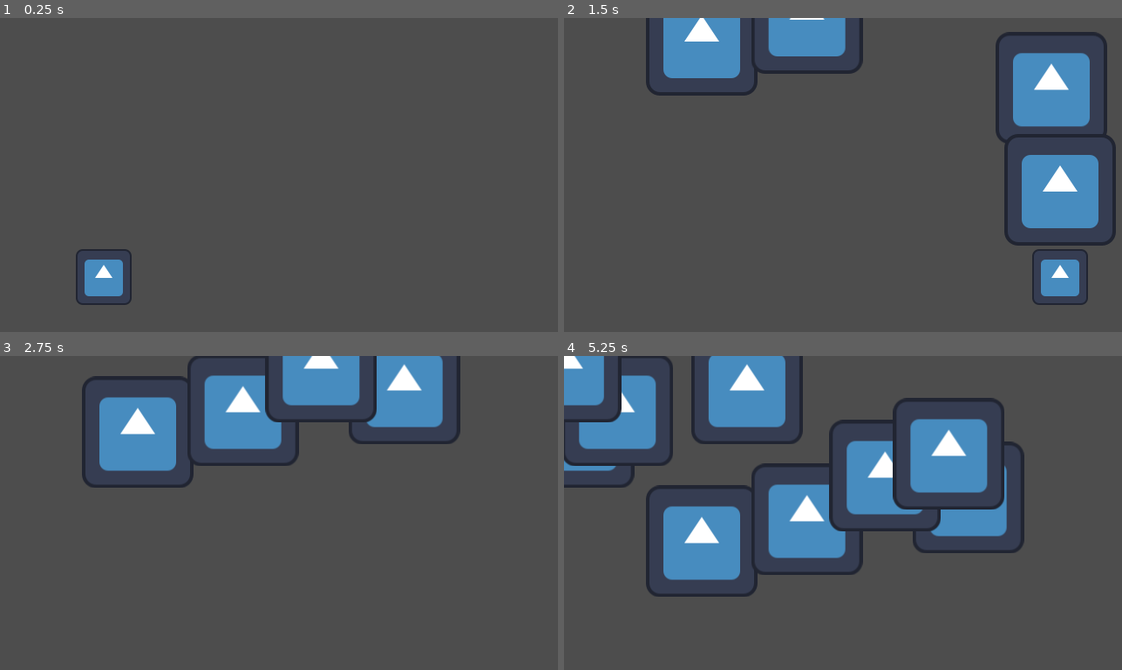
Above: before the commit, frames 1-4 (two rows, left to right).
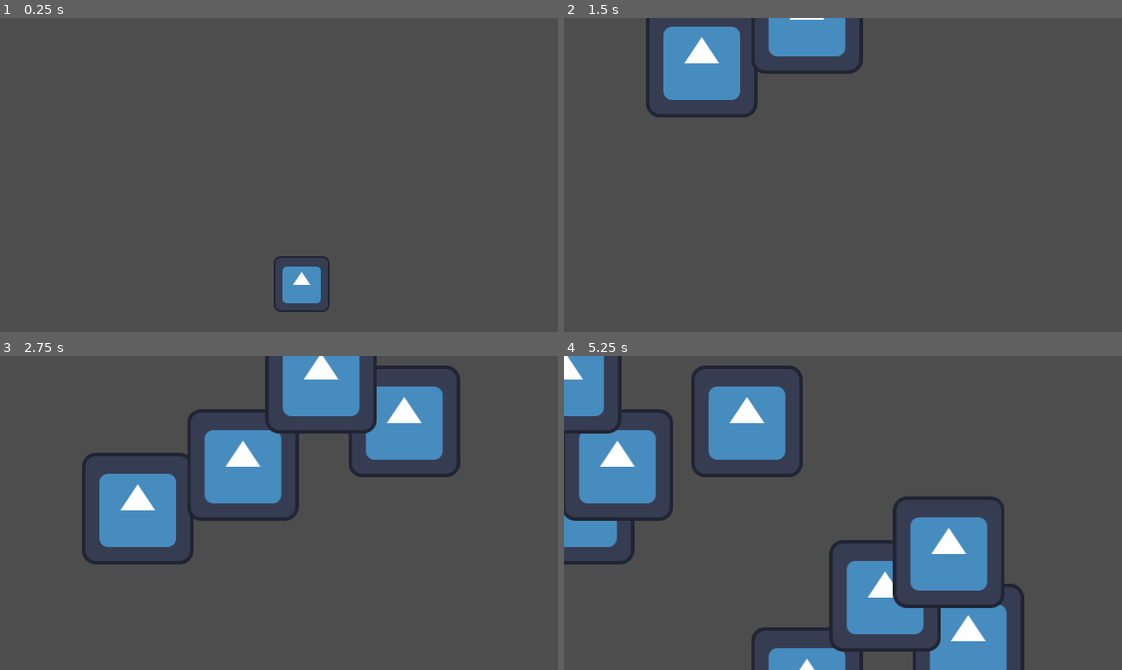
Above: after the commit, the same moments.

Repository: godzillafan69420/stupid-project-remastered
Game: Godot game, scene res://levels/stage_1_act_1.tscn
Two runs of this game, one before a commit and one after it. Both use one fixed random seed, a clock stepped at 60 frames per second and the inputs below. The engine's default icon, where the game draws it, is replaced by a stand-in: a white triangle on a blue panel in a dark square.
Inputs (mouse positions are in pixels of both pictures, inside the frame that each line leads up to):
- Up to frame 1 (0.25 s): no input
- Up to frame 2 (1.5 s): tap Enter at 0.5 s; move the mouse to (965, 159) at 0.52 s; hold Right (right) 0.53-1.28 s; hold Z (shoot) 0.53-1.28 s; click (965, 159) at 0.67 s; move the mouse to (731, 190) at 1.27 s; hold Shift (slow_down) from 1.28 s (still down); tap Z (shoot) at 1.35 s
- Up to frame 3 (2.75 s): move the mouse to (334, 443) at 2.02 s; release Shift (slow_down) at 2.03 s; hold Right (right) from 2.03 s (still down); hold Z (shoot) from 2.03 s (still down); tap Alt at 2.1 s
- Up to frame 4 (5.25 s): move the mouse to (815, 575) at 2.77 s; release Right (right) at 2.78 s; release Z (shoot) at 2.78 s; hold Up (up) 2.78-3.53 s; tap Z (shoot) at 2.85, 4.55 s; click (815, 575) at 2.92 s; move the mouse to (1010, 560) at 3.52 s; hold Z (shoot) 3.53-4.28 s; hold Left (left) 3.53-5.03 s; move the mouse to (675, 465) at 4.27 s; tap Alt at 4.35 s; move the mouse to (870, 513) at 5.02 s; hold Shift (slow_down) from 5.03 s (still down); hold Z (shoot) from 5.03 s (still down); click (870, 513) at 5.17 s

The runs differ from the first frame. In frame 1, 2.0% of the frame differs, in the area x 13-60%, y 73-94%; in frame 2, 11%; in frame 3, 17%; in frame 4, 35%, in the area x 0-83%, y 0-100%.

Commit message:
resources tried and very cool

Diff:
--- /dev/null
+++ b/custom_resources/bullet_resource.gd
@@ -0,0 +1,9 @@
+extends Resource
+class_name bullet
+
+@export var speed: float
+@export var damage: float
+
+func _init(new_speed= 100, new_damage = 10) -> void:
+	speed = new_speed
+	damage = new_damage
--- /dev/null
+++ b/custom_resources/enemy_resource.gd
@@ -0,0 +1,9 @@
+extends Resource
+class_name enemy
+
+@export var speed: int
+@export var bullet_pattern:PackedScene
+
+func _init(Vspeed = 100, Vbullet_pattern = null) -> void:
+	speed = Vspeed
+	bullet_pattern = Vbullet_pattern
--- a/custom_resources/new_script.gd
+++ /dev/null
@@ -1,11 +0,0 @@
-extends Resource
-class_name patterns
-
-@export var name: String
-@export var max_time: float
-@export var how_many_times: int
-@export var how_much_per_patterns_per: int
-
-@export var damage_required: float
-
-@export var actual_patterns: PackedScene
--- /dev/null
+++ b/custom_resources/pattern_resource.gd
@@ -0,0 +1,15 @@
+extends Resource
+class_name patterns
+
+@export var name: String = "defalt"
+@export var max_time: float = 60
+@export var how_much_per_patterns_per: int = 10
+
+@export var damage_required: float = 1000
+
+
+func _init(spell_name, time, interval, damage) -> void:
+	name = spell_name
+	max_time = time
+	how_much_per_patterns_per = interval
+	damage_required = damage
--- /dev/null
+++ b/custom_resources/player_resource.gd
@@ -0,0 +1,21 @@
+extends Resource
+class_name player
+
+@export var speed:int
+@export var slowing_down_speed:int
+@export var bomb: PackedScene
+@export var bomb_cost:int
+@export var shot_type_1:PackedScene
+@export var shot_time_1: float
+@export var shot_type_2:PackedScene
+@export var shot_time_2: float
+
+func _init(vspeed= 600, slowing = 200, vbomb = null, vbomb_cost = 20, shot1 = null, cooldown1 = 0.1, shot2 = null, cooldown2 = 0.1) -> void:
+	speed = vspeed
+	slowing_down_speed = slowing
+	bomb = vbomb
+	bomb_cost = vbomb_cost
+	shot_type_1 = shot1
+	shot_time_1 = cooldown1
+	shot_type_2 = shot2
+	shot_time_2 = cooldown2
--- /dev/null
+++ b/data.gd
@@ -0,0 +1 @@
+extends Node
--- a/enemies/enemies.tscn
+++ b/enemies/enemies.tscn
@@ -2,13 +2,19 @@
 
 [ext_resource type="Script" uid="uid://d2t1887qpphct" path="res://scripts/enemies.gd" id="1_g5tt5"]
 [ext_resource type="Texture2D" uid="uid://7ubcx81r3ow8" path="res://icon.svg" id="1_gu34h"]
+[ext_resource type="Script" uid="uid://cn7sqiiaw515k" path="res://custom_resources/enemy_resource.gd" id="2_dle7p"]
+
+[sub_resource type="Resource" id="Resource_v8hav"]
+script = ExtResource("2_dle7p")
+speed = 100
+metadata/_custom_type_script = "uid://cn7sqiiaw515k"
 
 [sub_resource type="RectangleShape2D" id="RectangleShape2D_ot6j1"]
 size = Vector2(117, 119)
 
 [node name="v_mans" type="Area2D" unique_id=1331669204]
 script = ExtResource("1_g5tt5")
-speed = 50
+enemy_stats = SubResource("Resource_v8hav")
 
 [node name="CollisionShape2D" type="CollisionShape2D" parent="." unique_id=1786119438]
 position = Vector2(-0.5, 0.5)
@@ -16,3 +22,5 @@
 
 [node name="Sprite2D" type="Sprite2D" parent="." unique_id=51616480]
 texture = ExtResource("1_gu34h")
+
+[connection signal="area_entered" from="." to="." method="_on_area_entered"]
--- a/enemies/red_balls.tscn
+++ b/enemies/red_balls.tscn
@@ -2,12 +2,19 @@
 
 [ext_resource type="Script" uid="uid://d16y8kt0h826a" path="res://scripts/bullet.gd" id="1_i8s11"]
 [ext_resource type="Texture2D" uid="uid://7ubcx81r3ow8" path="res://icon.svg" id="2_p5sea"]
+[ext_resource type="Script" uid="uid://br2rh1gqxr8tl" path="res://custom_resources/bullet_resource.gd" id="2_y8pa0"]
+
+[sub_resource type="Resource" id="Resource_i8s11"]
+script = ExtResource("2_y8pa0")
+speed = 100.0
+damage = 10.0
+metadata/_custom_type_script = "uid://br2rh1gqxr8tl"
 
 [sub_resource type="RectangleShape2D" id="RectangleShape2D_ot6j1"]
 
 [node name="red_balls" type="Area2D" unique_id=1954660282]
 script = ExtResource("1_i8s11")
-speed = 1000
+bullet_stats = SubResource("Resource_i8s11")
 
 [node name="CollisionShape2D" type="CollisionShape2D" parent="." unique_id=1328706488]
 shape = SubResource("RectangleShape2D_ot6j1")
--- a/levels/Main_level_hander.gd
+++ b/levels/Main_level_hander.gd
@@ -2,6 +2,9 @@
 
 @export var enemy_pool: Array[PackedScene]
 @export var enemy_spawn_interval: float
+
+@export var boss_scene:PackedScene
+
 var enemy_spawner_timer: Timer
 
 func _ready() -> void:
@@ -20,3 +23,7 @@
 
 func _on_enemy_spawn_interval_timeout() -> void:
 	_spawn_enemies_on_random()
+
+
+func _on_boss_timer_timeout() -> void:
+	pass # Replace with function body.
--- a/levels/stage_1_act_1.tscn
+++ b/levels/stage_1_act_1.tscn
@@ -10,9 +10,12 @@
 enemy_spawn_interval = 0.5
 
 [node name="Timmy" parent="." unique_id=1445521221 instance=ExtResource("1_gxk06")]
-position = Vector2(119, 297)
+position = Vector2(346, 305)
 
 [node name="enemy_spawn_interval" type="Timer" parent="." unique_id=745071899]
 autostart = true
 
+[node name="Boss_timer" type="Timer" parent="." unique_id=33152996]
+
 [connection signal="timeout" from="enemy_spawn_interval" to="." method="_on_enemy_spawn_interval_timeout"]
+[connection signal="timeout" from="Boss_timer" to="." method="_on_boss_timer_timeout"]
--- /dev/null
+++ b/patterns/patterns.gd
@@ -0,0 +1,20 @@
+extends Node2D
+
+@export var pattern_resource: patterns
+var rounds = 0
+var per_timer: Timer
+var length_timer: Timer
+
+
+func _ready() -> void:
+	per_timer = $per_times
+	per_timer.wait_time = pattern_resource.how_many_times
+	length_timer = $length
+
+
+
+
+
+
+func _on_length_timeout() -> void:
+	queue_free()
--- a/patterns/test_patterns.tscn
+++ b/patterns/test_patterns.tscn
@@ -1,3 +1,17 @@
 [gd_scene format=3 uid="uid://b8avtsqy18476"]
 
+[ext_resource type="Script" uid="uid://ym23r4a8xarv" path="res://patterns/patterns.gd" id="1_j15h1"]
+[ext_resource type="PackedScene" uid="uid://dop0k6jsow6yq" path="res://enemies/red_balls.tscn" id="1_vnwwa"]
+[ext_resource type="Script" uid="uid://bx2oyeqtok2ho" path="res://custom_resources/pattern_resource.gd" id="2_oxfgv"]
+
 [node name="test_patterns" type="Node2D" unique_id=841345966]
+script = ExtResource("1_j15h1")
+pattern_resource = ExtResource("2_oxfgv")
+
+[node name="red_balls" parent="." unique_id=1954660282 groups=["enemy_bullet"] instance=ExtResource("1_vnwwa")]
+
+[node name="per_times" type="Timer" parent="." unique_id=1720335007]
+
+[node name="length" type="Timer" parent="." unique_id=949974254]
+
+[connection signal="timeout" from="length" to="." method="_on_length_timeout"]
--- a/player_stuff/knife.tscn
+++ b/player_stuff/knife.tscn
@@ -1,13 +1,20 @@
 [gd_scene format=3 uid="uid://cn2m6qcabaloy"]
 
 [ext_resource type="Script" uid="uid://d16y8kt0h826a" path="res://scripts/bullet.gd" id="1_2jo04"]
+[ext_resource type="Script" uid="uid://br2rh1gqxr8tl" path="res://custom_resources/bullet_resource.gd" id="2_3t5r6"]
 [ext_resource type="Texture2D" uid="uid://7ubcx81r3ow8" path="res://icon.svg" id="2_npb7w"]
+
+[sub_resource type="Resource" id="Resource_uwt6g"]
+script = ExtResource("2_3t5r6")
+speed = 1000.0
+damage = 20.0
+metadata/_custom_type_script = "uid://br2rh1gqxr8tl"
 
 [sub_resource type="RectangleShape2D" id="RectangleShape2D_ot6j1"]
 
 [node name="knife" type="Area2D" unique_id=1954660282]
 script = ExtResource("1_2jo04")
-speed = 1000
+bullet_stats = SubResource("Resource_uwt6g")
 
 [node name="CollisionShape2D" type="CollisionShape2D" parent="." unique_id=1328706488]
 shape = SubResource("RectangleShape2D_ot6j1")
--- a/player_stuff/player.tscn
+++ b/player_stuff/player.tscn
@@ -1,17 +1,24 @@
 [gd_scene format=3 uid="uid://q01vfct3jjle"]
 
 [ext_resource type="Script" uid="uid://tati153l58i" path="res://scripts/player.gd" id="1_fp3om"]
-[ext_resource type="PackedScene" uid="uid://cn2m6qcabaloy" path="res://player_stuff/knife.tscn" id="2_43wku"]
+[ext_resource type="Script" uid="uid://cj05r8lefthbf" path="res://custom_resources/player_resource.gd" id="2_43wku"]
 [ext_resource type="Texture2D" uid="uid://7ubcx81r3ow8" path="res://icon.svg" id="2_gcccv"]
+[ext_resource type="PackedScene" uid="uid://cn2m6qcabaloy" path="res://player_stuff/knife.tscn" id="3_43wku"]
+
+[sub_resource type="Resource" id="Resource_fp3om"]
+script = ExtResource("2_43wku")
+speed = 500
+slowing_down_speed = 100
+shot_type_1 = ExtResource("3_43wku")
+shot_time_1 = 0.1
+metadata/_custom_type_script = "uid://cj05r8lefthbf"
 
 [sub_resource type="CircleShape2D" id="CircleShape2D_ot6j1"]
 radius = 6.0
 
 [node name="Timmy" type="Node2D" unique_id=1445521221]
 script = ExtResource("1_fp3om")
-shot_type_1 = ExtResource("2_43wku")
-shot_time_1 = 0.1
-shot_time_2 = 0.25
+player_stats = SubResource("Resource_fp3om")
 
 [node name="Sprite2D" type="Sprite2D" parent="." unique_id=846489101]
 scale = Vector2(0.5, 0.5)
@@ -26,4 +33,5 @@
 
 [node name="shoot interval" type="Timer" parent="." unique_id=1267233232 groups=["player_bullet"]]
 
+[connection signal="area_entered" from="Area2D" to="." method="_on_area_2d_area_entered"]
 [connection signal="timeout" from="shoot interval" to="." method="_on_shoot_interval_timeout"]
--- a/project.godot
+++ b/project.godot
@@ -14,6 +14,11 @@
 run/main_scene="uid://dkmiayhtsr51a"
 config/features=PackedStringArray("4.7", "GL Compatibility")
 config/icon="res://icon.svg"
+
+[autoload]
+
+Data="*uid://c6stp0ts5kc5"
+PlayerInv="*uid://dlkuh7bneihmh"
 
 [display]
 
--- a/scripts/bullet.gd
+++ b/scripts/bullet.gd
@@ -1,11 +1,10 @@
 extends Area2D
 
+@export var bullet_stats: bullet
 
-@export var speed = 100
-@export var damage: float = 10
 
 var direction: Vector2
 func _process(delta: float) -> void:
-	position += direction.normalized() * speed * delta
+	position += direction.normalized() * bullet_stats.speed * delta
 	if position.y < -10:
 		queue_free()
--- a/scripts/enemies.gd
+++ b/scripts/enemies.gd
@@ -1,9 +1,13 @@
 extends Area2D
 
-@export var speed = 100
-@export var bullet_pattern:PackedScene
+@export var enemy_stats: enemy
 
 func _process(delta: float) -> void:
-	position += speed * Vector2.DOWN * delta
+	position += enemy_stats.speed * Vector2.DOWN * delta
 	if position.y > 400:
 		queue_free()
+
+
+func _on_area_entered(area: Area2D) -> void:
+	if area.is_in_group("player_bullet"):
+		queue_free()
--- a/scripts/player.gd
+++ b/scripts/player.gd
@@ -1,39 +1,33 @@
 extends Node2D
 
+@export var player_stats: player
 
-@export var speed:int = 600
-@export var slowing_down_speed:int = 200
-@export var bomb: PackedScene
-@export var bomb_cost:int = 20
-@export var shot_type_1:PackedScene
-@export var shot_time_1: float
-@export var shot_type_2:PackedScene
-@export var shot_time_2: float
-
-var current_speed = speed
+var current_speed
 var shot_interval: Timer
 var can_shoot: bool = true
 
 func _ready() -> void:
+	current_speed = player_stats.speed
 	shot_interval = $"shoot interval"
 
 
 func _process(delta: float) -> void:
+
 	if Input.is_action_pressed("slow_down"):
-		current_speed = slowing_down_speed
+		current_speed = player_stats.slowing_down_speed
 	else:
-		current_speed = speed
+		current_speed = player_stats.speed
 	var directionX = Input.get_axis("left", "right")
 	var directionY = Input.get_axis("up", "down")
 
 	position += Vector2(directionX, directionY).normalized() * current_speed *delta
 	if Input.is_action_pressed("shoot") and can_shoot:
 		_shoot()
-		shot_interval.start(shot_time_1)
+		shot_interval.start(player_stats.shot_time_1)
 
 
 func _shoot():
-	var new_bullet = shot_type_1.instantiate()
+	var new_bullet = player_stats.shot_type_1.instantiate()
 	new_bullet.global_position = global_position
 	new_bullet.direction = Vector2.UP
 	new_bullet.add_to_group("player_bullet")
@@ -43,3 +37,8 @@
 
 func _on_shoot_interval_timeout() -> void:
 	can_shoot = true
+
+
+func _on_area_2d_area_entered(area: Area2D) -> void:
+	if area.is_in_group("enemy_bullet"):
+		PlayerInv.player_HP -= 1
--- a/scripts/player_inv.gd
+++ b/scripts/player_inv.gd
@@ -1,4 +1,7 @@
 extends Node
+
+var player_character_choice: String
+var shot_type: int
 
 var player_HP: int = 3
 var player_bombs:int = 4
Not shown, added: custom_resources/bullet_resource.gd.uid
Not shown, added: custom_resources/enemy_resource.gd.uid
Renamed: custom_resources/new_script.gd.uid -> custom_resources/pattern_resource.gd.uid
Not shown, added: custom_resources/player_resource.gd.uid
Not shown, added: data.gd.uid
Not shown, added: patterns/patterns.gd.uid
Empty file removed: scripts/player_stats.gd
Not shown, removed: scripts/player_stats.gd.uid
